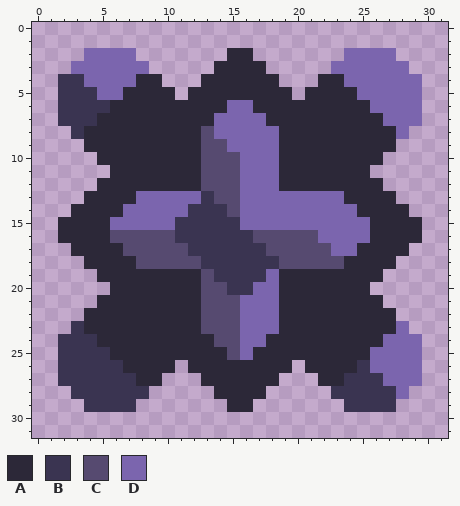
Two versions of one pixel-art sprite, assets/sprites/blocks/walls/heal-tech-tree.png. This is how it looked before the edit.
The file is 32x32 pixels.
Palette (. is transparent): A #2c2838  B #3a3451  C #564a70  D #7b65ae
And afterwards:
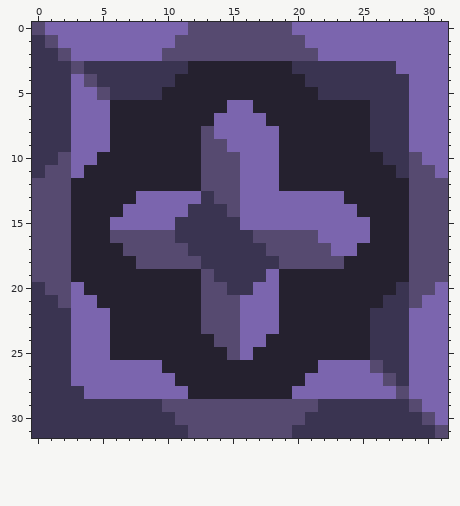
Diff:
colour A: #2c2838 -> #25212f
Changed rows in their new state; - is a pixel that keeps its letter.
first column x 0:
 0 CDDDDDDDDDDDCCCCCCCCDDDDDDDDDDDD
 1 BCDDDDDDDDDCCCCCCCCCCDDDDDDDDDDD
 2 BBCD----DDCCCCCCCCCCCCDD----DDDD
 3 BBBCBBBBBBBBAA----AABBBBBBBB-DDD
 4 BB-DCBBBBBBAA------AABBBBBBBB-DD
 5 BB-DDCBBBB-A--------A-BBBBBBB-DD
 6 BB-DDD--------------------BBB-DD
 7 BB-DDD--------------------BBB-DD
 8 BBBDDD--------------------BBBDDD
 9 BBBDDD--------------------BBBDDD
10 BBCDD----------------------BBCDD
11 BCCDAA--------------------AABCCD
12 CCCAA----------------------AACCC
13 CCCA------------------------ACCC
14 CCC--------------------------CCC
15 CCC--------------------------CCC
16 CCC--------------------------CCC
17 CCC--------------------------CCC
18 CCCA------------------------ACCC
19 CCCAA----------------------AACCC
20 BCCDAA--------------------AABCCD
21 BBCDD----------------------BBCDD
22 BBBDDD--------------------BBBDDD
23 BBBDDD--------------------BBBDDD
24 BB-DDD--------------------BBB-DD
25 BB-DDD--------------------BBB-DD
26 BB-DDDDDDD-A--------A-DDDDCBB-DD
27 BB-DDDDDDDDAA------AADDDDDDCB-DD
28 BBB-DDDDDDDDAA----AADDDDDDDDCDDD
29 BBBB----BBCCCCCCCCCCCCBB----BCDD
30 BBBBBBBBBBBCCCCCCCCCCBBBBBBBBBCD
31 BBBBBBBBBBBBCCCCCCCCBBBBBBBBBBBC
Pixel boxes of the changes (left, top, right, bottom) in both pictures:
changed: (32, 22, 448, 438)
